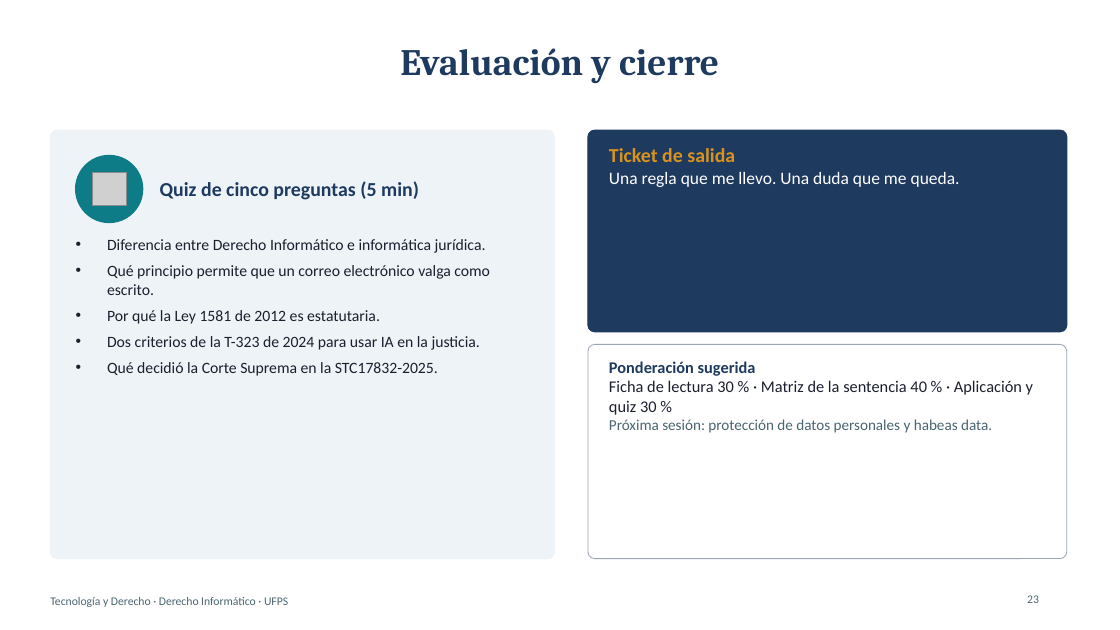
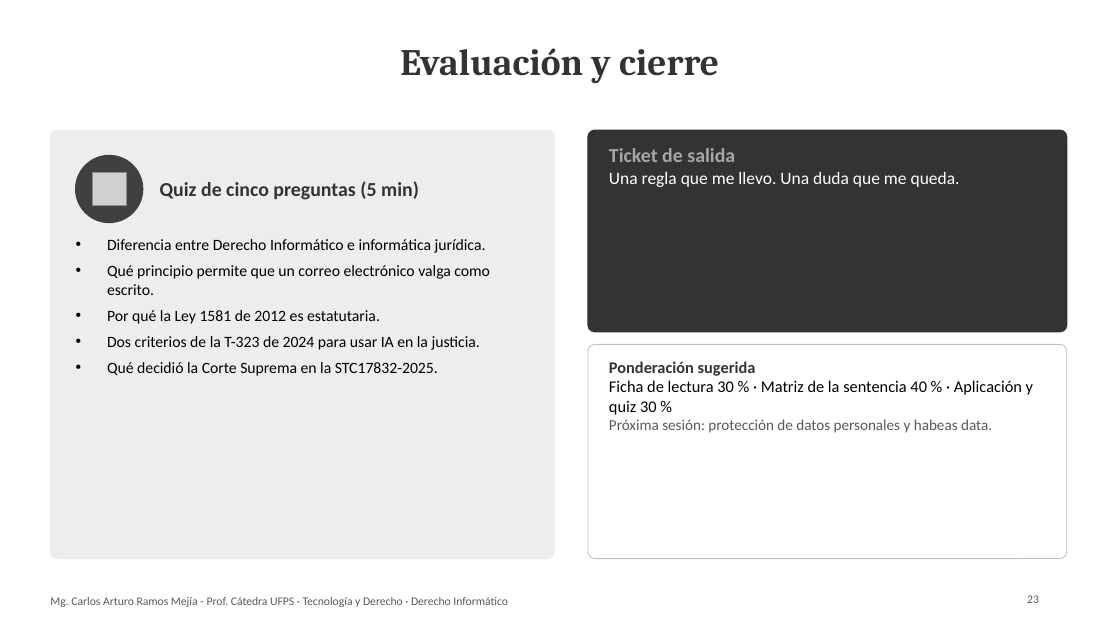
Before and after one commit to Arturoramos22/Arturoramos22, a slide deck: slide 23 of clase-derecho-informatico/DIAPOSITIVAS.pptx. Drawn at 1120x630 pixels with LibreOffice and Linux fonts; fonts in the diff are those of the drawing; grey boxes stand for pictures. Boxes give left, top, right and bottom in pixels: in the first picture for what was removed or moved away, otherwise in the second. Text is boxed around its words. In the diff, an @@ line names an element or a change of style, - is before the commit and + after.

```diff
--- a/clase-derecho-informatico/DIAPOSITIVAS.pptx
+++ b/clase-derecho-informatico/DIAPOSITIVAS.pptx
@@ title "Evaluación y cierre" at <box>400,48,719,83</box>: text colour #1F3A5F to #333333 @@
@@ rounded rectangle at <box>50,130,555,559</box>: fill #EEF3F8 to #EDEDED; outline #EEF3F8 1 pt to #EDEDED 1 pt @@
@@ rounded rectangle at <box>588,130,1067,332</box>: fill #1F3A5F to #333333; outline #1F3A5F 1 pt to #333333 1 pt @@
@@ text at <box>609,148,735,162</box>: text colour #D9931D to #A6A6A6 in "Ticket de salida" @@
@@ ellipse at <box>76,155,143,223</box>: fill #0E7C86 to #404040; outline #0E7C86 1 pt to #404040 1 pt @@
@@ text "Quiz de cinco preguntas (5 ..." at <box>160,181,419,200</box>: text colour #1F3A5F to #333333 @@
@@ text "Diferencia entre Derecho Informático e ..." at <box>107,239,490,376</box>: text colour #1B1F2E to #000000 @@
@@ rounded rectangle at <box>588,344,1067,559</box>: outline #9BA7B4 0.75 pt to #BFBFBF 0.75 pt @@
@@ text "Ponderación sugerida" at <box>609,361,1033,433</box>: text colour #1F3A5F to #333333 in "Ponderación sugerida"; text colour #1B1F2E to #000000 in "Ficha de lectura 30 % · Matriz ..."; text colour #4A6670 to #595959 in "Próxima sesión: protección de datos personales y ..." @@
@@ text at <box>50,597,508,607</box>: text changed; text colour #4A6670 to #595959 @@
-Tecnología y Derecho · Derecho Informático · UFPS
+Mg. Carlos Arturo Ramos Mejía - Prof. Cátedra UFPS · Tecnología y Derecho · Derecho Informático
@@ page number at <box>1027,595,1039,603</box>: text colour #4A6670 to #595959 @@
```
Also in this commit, not shown: 23 other slides changed, 2 other files.
